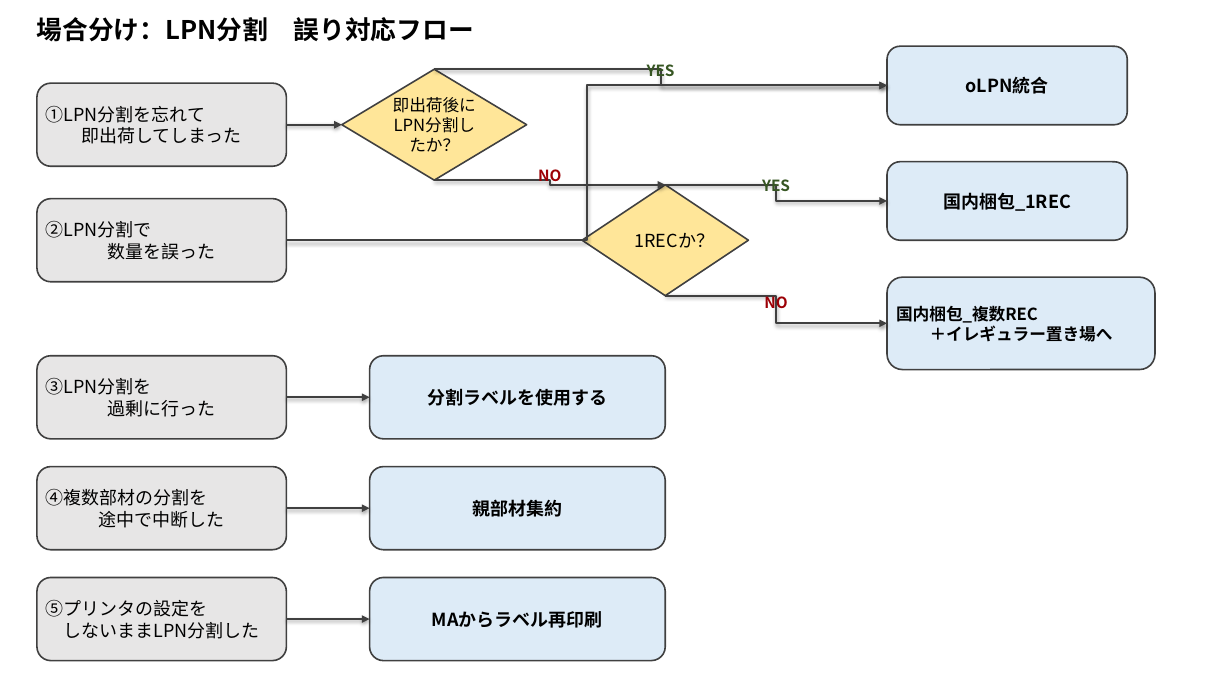
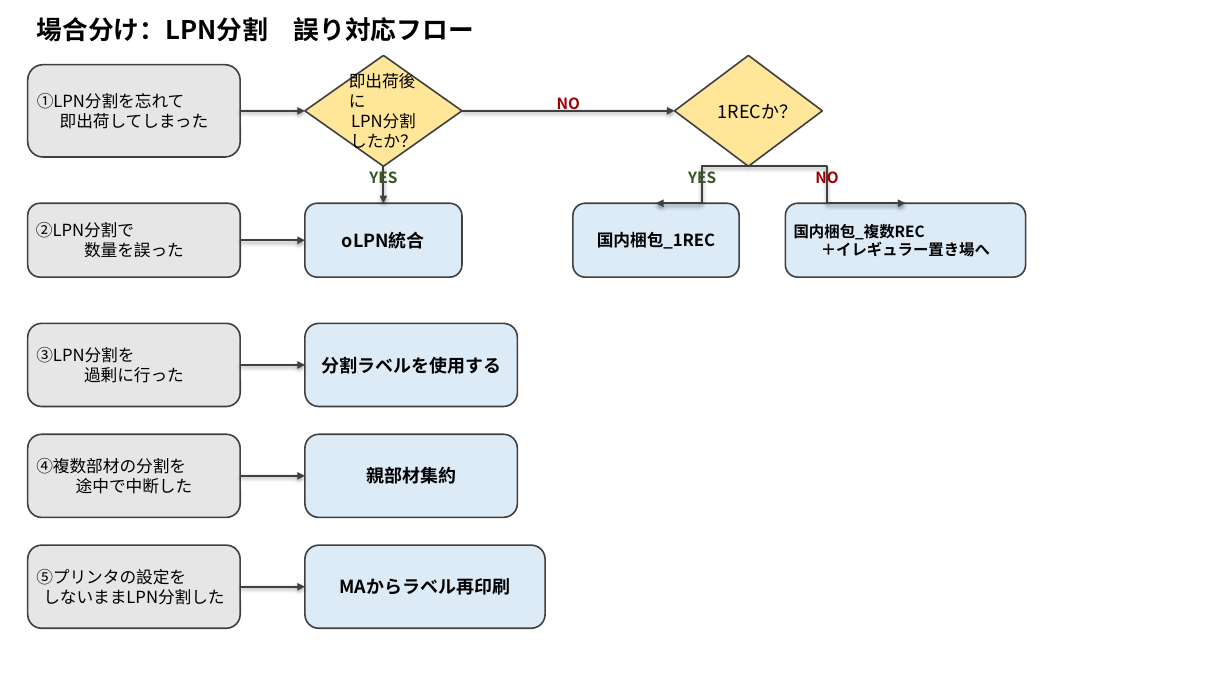
Before and after one commit to tanaka1121/dot-install, a slide deck: slide 1 of LPN分割_誤り対応フロー.pptx. Drawn at 1232x693 pixels with LibreOffice and Linux fonts; fonts in the diff are those of the drawing. Boxes give left, top, right and bottom in pixels: in the first picture for what was removed or moved away, otherwise in the second. Text is boxed around its words. In the diff, an @@ line names an element or a change of style, - is before the commit and + after.

```diff
--- a/LPN分割_誤り対応フロー.pptx
+++ b/LPN分割_誤り対応フロー.pptx
@@ diamond "即出荷後に LPN分割したか？": place and size @@
-diamond "即出荷後に LPN分割したか？" at (342,69,527,180)
+diamond "即出荷後に LPN分割したか？" at (305,55,462,166)
@@ diamond "1RECか？": place and size @@
-diamond "1RECか？" at (582,185,749,296)
+diamond "1RECか？" at (675,55,823,166)
@@ rounded rectangle "①LPN分割を忘れて 即出荷してしまった": place and size @@
-rounded rectangle "①LPN分割を忘れて 即出荷してしまった" at (37,83,287,166)
+rounded rectangle "①LPN分割を忘れて 即出荷してしまった" at (28,65,240,157)
@@ elbow arrow moved from (287, 125) - (342, 125) to (240, 111) - (305, 111) @@
@@ elbow arrow moved from (434, 180) - (665, 185) to (462, 111) - (675, 111) @@
@@ text "NO": place and size @@
-text "NO" at (538,169,561,185)
+text "NO" at (557,97,580,112)
@@ text "YES" rewrapped from (647,64,675,80) to (369,168,397,188) @@
@@ elbow arrow moved from (434, 69) - (887, 86) to (384, 166) - (384, 203) @@
@@ elbow arrow moved from (665, 185) - (887, 201) to (749, 166) - (656, 203) @@
@@ text "YES": place and size @@
-text "YES" at (762,179,790,196)
+text "YES" at (688,168,716,188)
@@ elbow arrow moved from (665, 296) - (887, 323) to (749, 166) - (906, 203) @@
@@ text "NO": place and size @@
-text "NO" at (764,295,787,312)
+text "NO" at (815,168,838,188)
@@ rounded rectangle "②LPN分割で 数量を誤った": place and size @@
-rounded rectangle "②LPN分割で 数量を誤った" at (37,199,287,282)
+rounded rectangle "②LPN分割で 数量を誤った" at (28,203,240,277)
@@ rounded rectangle "oLPN統合": place and size @@
-rounded rectangle "oLPN統合" at (887,46,1128,125)
+rounded rectangle "oLPN統合" at (305,203,462,277)
@@ size 14 to 13 pt in 6 elements at (28,65,240,157), (28,203,240,277), (28,323,240,407), (28,434,240,518), (28,545,240,628), (573,203,739,277) @@
@@ rounded rectangle "国内梱包_1REC": place and size @@
-rounded rectangle "国内梱包_1REC" at (887,162,1128,240)
+rounded rectangle "国内梱包_1REC" at (573,203,739,277)
@@ rounded rectangle "国内梱包_複数REC ＋イレギュラー置き場へ": place and size @@
-rounded rectangle "国内梱包_複数REC ＋イレギュラー置き場へ" at (887,277,1155,370)
+rounded rectangle "国内梱包_複数REC ＋イレギュラー置き場へ" at (786,203,1026,277)
@@ rounded rectangle "国内梱包_複数REC ＋イレギュラー置き場へ" at (786,203,1026,277): size 13 to 12 pt @@
@@ elbow arrow moved from (287, 240) - (887, 86) to (240, 240) - (305, 240) @@
@@ rounded rectangle "③LPN分割を 過剰に行った": place and size @@
-rounded rectangle "③LPN分割を 過剰に行った" at (37,356,287,439)
+rounded rectangle "③LPN分割を 過剰に行った" at (28,323,240,407)
@@ rounded rectangle "分割ラベルを使用する": place and size @@
-rounded rectangle "分割ラベルを使用する" at (370,356,665,439)
+rounded rectangle "分割ラベルを使用する" at (305,323,518,407)
@@ elbow arrow moved from (287, 397) - (370, 397) to (240, 365) - (305, 365) @@
@@ rounded rectangle "④複数部材の分割を 途中で中断した": place and size @@
-rounded rectangle "④複数部材の分割を 途中で中断した" at (37,467,287,550)
+rounded rectangle "④複数部材の分割を 途中で中断した" at (28,434,240,518)
@@ rounded rectangle "親部材集約": place and size @@
-rounded rectangle "親部材集約" at (370,467,665,550)
+rounded rectangle "親部材集約" at (305,434,518,518)
@@ elbow arrow moved from (287, 508) - (370, 508) to (240, 476) - (305, 476) @@
@@ rounded rectangle "⑤プリンタの設定を しないままLPN分割した": place and size @@
-rounded rectangle "⑤プリンタの設定を しないままLPN分割した" at (37,578,287,661)
+rounded rectangle "⑤プリンタの設定を しないままLPN分割した" at (28,545,240,628)
@@ rounded rectangle "MAからラベル再印刷": place and size @@
-rounded rectangle "MAからラベル再印刷" at (370,578,665,661)
+rounded rectangle "MAからラベル再印刷" at (305,545,545,628)
@@ elbow arrow moved from (287, 619) - (370, 619) to (240, 587) - (305, 587) @@
```
Also in this commit, not shown: 1 other file.
